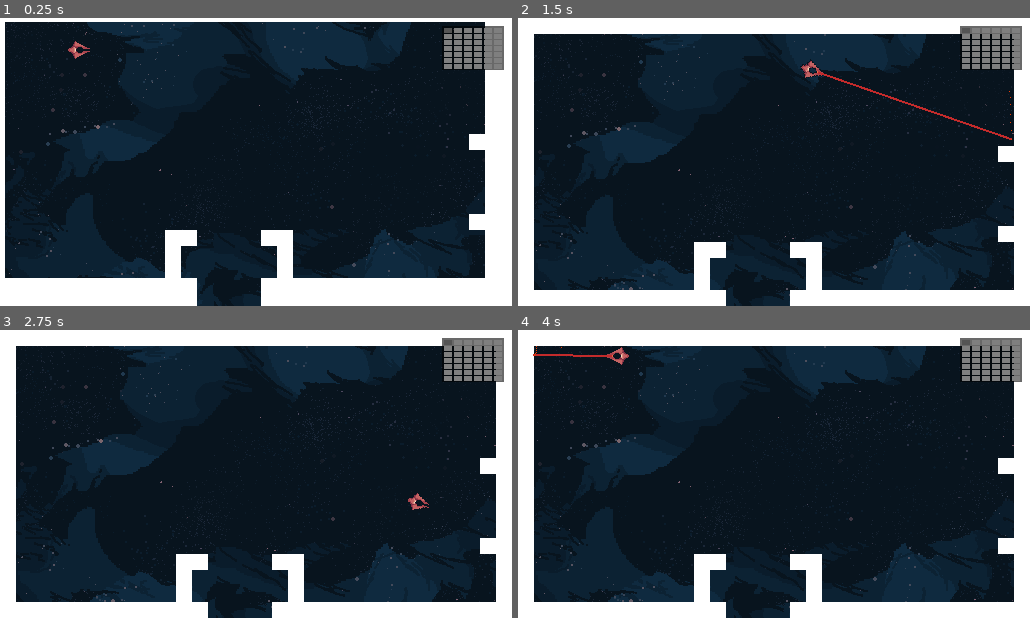
Above: before the commit, frames 1-4 (two rows, left to right).
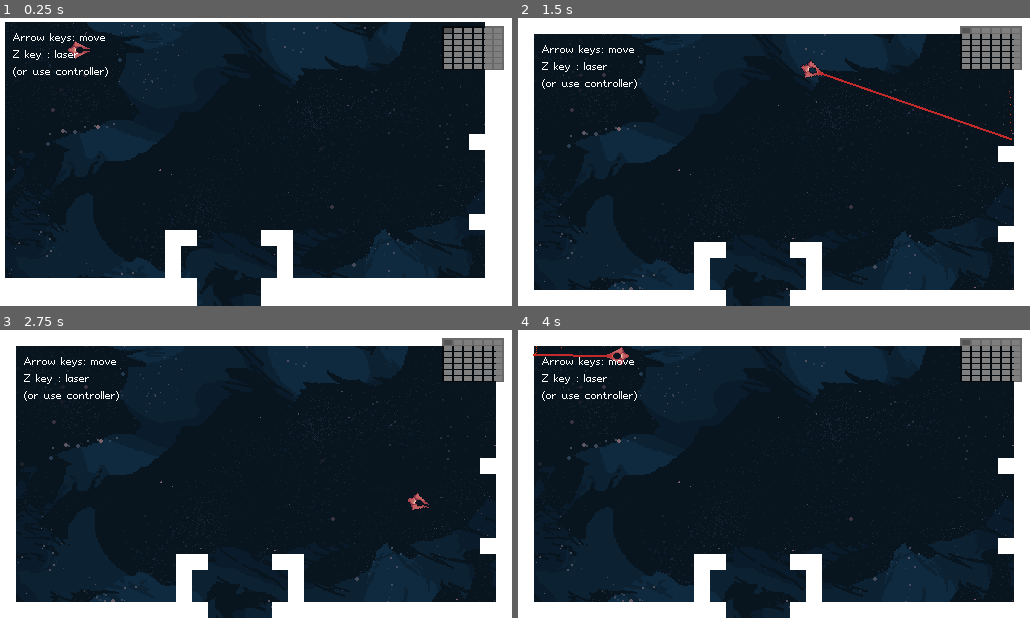
Above: after the commit, the same moments.

Repository: boukew99/godot_wild_jam_34
Game: Godot game, scene res://physics/2d/game.tscn
Two runs of this game, one before a commit and one after it. Both use one fixed random seed, a clock stepped at 60 frames per second and the inputs below. This scene is started directly instead of the project's main scene.
Inputs:
- Up to frame 1 (0.25 s): no input
- Up to frame 2 (1.5 s): hold Right (right) 0.53-1.28 s; hold Z (laser) 0.53-1.28 s; hold Down (down) from 1.28 s (still down); tap Z (laser) at 1.35 s
- Up to frame 3 (2.75 s): release Down (down) at 2.03 s; hold Right (right) from 2.03 s (still down); hold Z (laser) from 2.03 s (still down)
- Up to frame 4 (4 s): release Right (right) at 2.78 s; release Z (laser) at 2.78 s; hold Up (up) 2.78-3.53 s; tap Z (laser) at 2.85 s; hold Left (left) from 3.53 s (still down); hold Z (laser) from 3.53 s (still down)

The runs differ from the first frame. In frame 1, 0.3% of the frame differs, in the area x 2-22%, y 5-21%; in frame 2, 0.3%; in frame 3, 0.3%; in frame 4, 0.3%.

Commit message:
controls info

Diff:
--- a/godot_wild_jam_34/physics/2d/game.tscn
+++ b/godot_wild_jam_34/physics/2d/game.tscn
@@ -85,6 +85,18 @@
 position = Vector2( 104, 528 )
 rotation = 1.57079
 
+[node name="Label" type="Label" parent="Space"]
+margin_left = 24.0
+margin_top = 24.0
+margin_right = 120.0
+margin_bottom = 72.0
+text = "Arrow keys: move
+Z key : laser
+(or use controller)"
+__meta__ = {
+"_edit_use_anchors_": false
+}
+
 [node name="HUD" type="CanvasLayer" parent="."]
 
 [node name="MarginContainer" type="MarginContainer" parent="HUD"]
